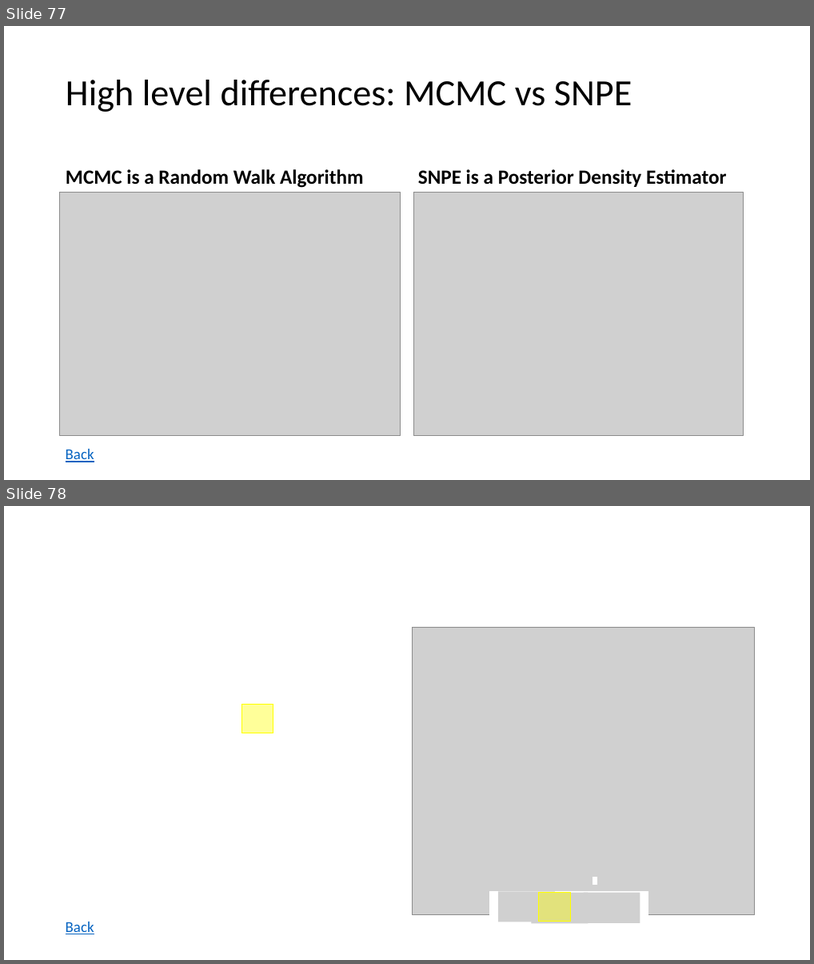
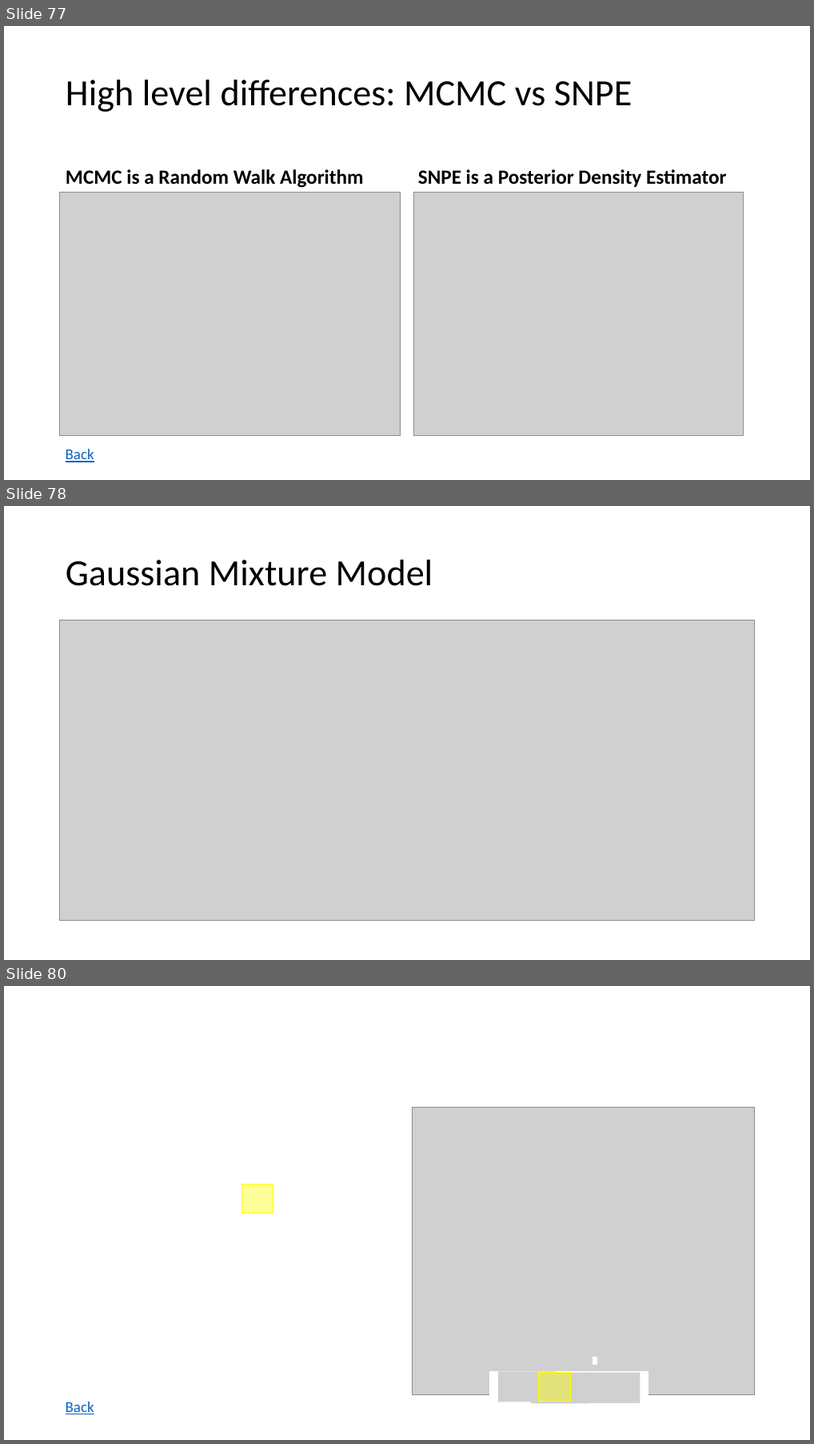
Before and after one commit to CameronFen/CameronFen.github.io, a slide deck: files/SNPE_final_Presentation.pptx. Shown one above the other, each under a label of ours: slides 77 and 78 before the commit, slides 77, 78 and 80 after it; the slides between them are not shown. The pictures are 814x964 and 814x1444 pixels, drawn with LibreOffice and Linux fonts; fonts in the diff are those of the drawing; grey boxes stand for pictures. Boxes give left, top, right and bottom in pixels: in the first picture for what was removed or moved away, otherwise in the second. Text is boxed around its words. In the diff, an @@ line names an element or a change of style, - is before the commit and + after.

```diff
--- a/files/SNPE_final_Presentation.pptx
+++ b/files/SNPE_final_Presentation.pptx
@@ slide 78 added at bbox=[4, 506, 810, 960], background #FFFFFF @@
@@ title added at bbox=[66, 560, 434, 586], 44 pt, text #000000 @@
+Gaussian Mixture Model
@@ picture added at bbox=[60, 620, 755, 920] @@
@@ what was slide 78 is now slide 80 @@
```
Also in this commit, not shown: 1 other slide added, 1 other file.
